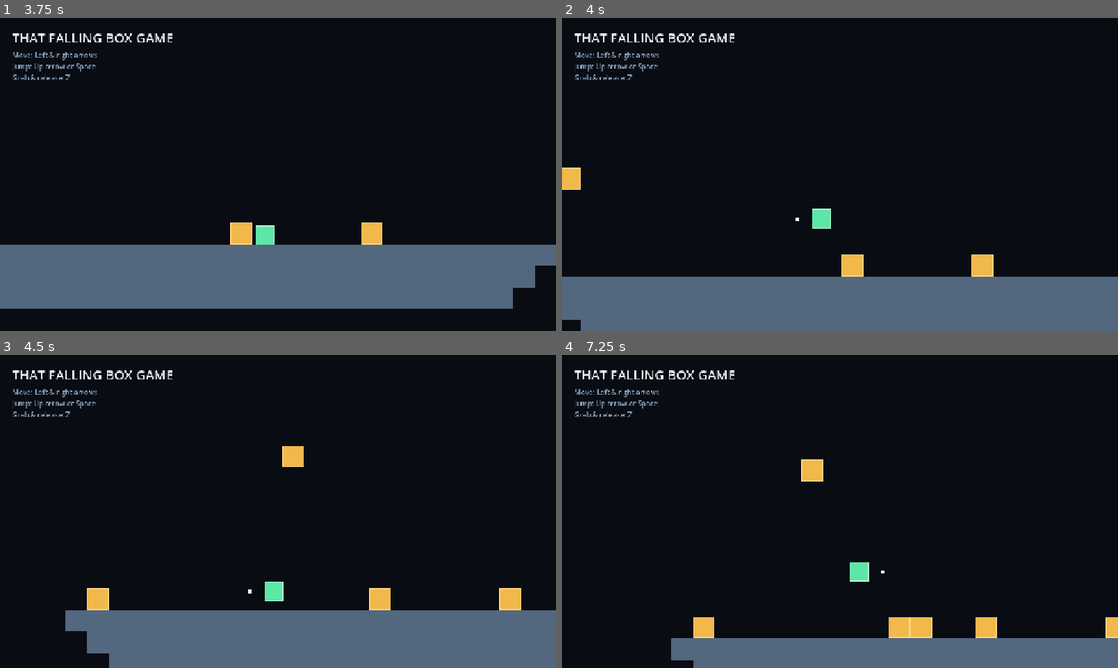
Above: before the commit, frames 1-4 (two rows, left to right).
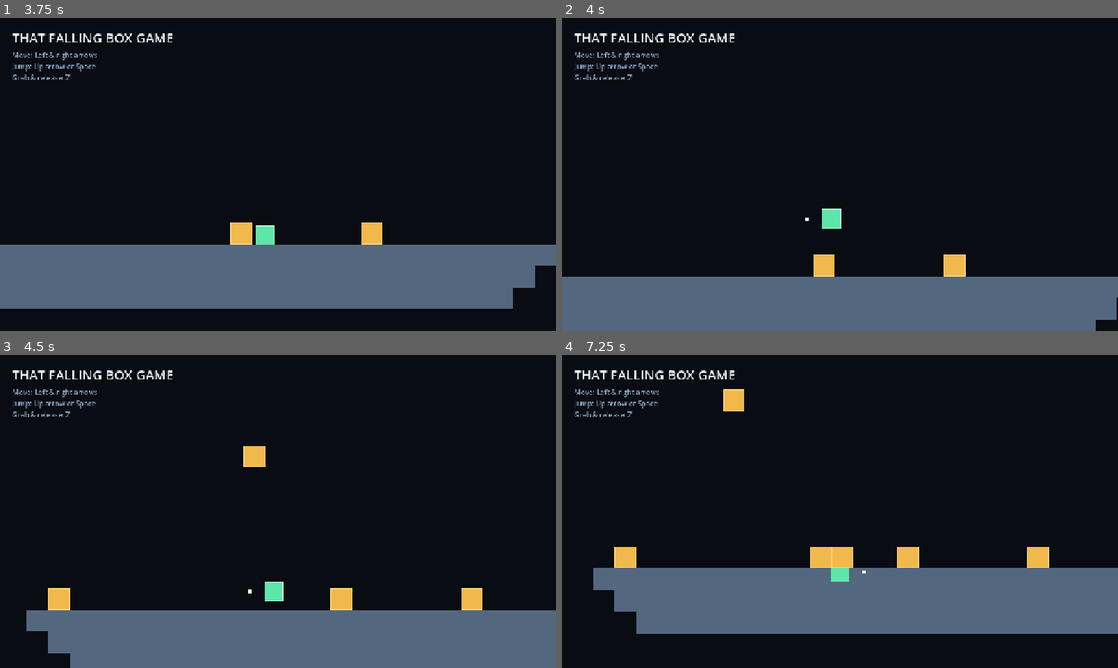
Above: after the commit, the same moments.

Repository: itsMapleLeaf/falling-box
Game: Godot game, scene res://src/main.tscn
Same seed, same stepped clock (60 frames per second), same inputs: the game is played once before the commit and once after it.
Inputs (mouse positions are in pixels of both pictures, inside the frame that each line leads up to):
- Up to frame 1 (3.75 s): tap Enter at 0.5 s; move the mouse to (400, 158) at 0.52 s; hold Right (move_right) 0.53-1.25 s; tap I at 0.6, 3.6 s; click (400, 158) at 0.67 s; tap Z (jump) at 0.77 s; drag from (166, 190) to (250, 237) at 1.27 s; move the mouse to (333, 105) at 2.02 s; hold Right (move_right) 2.03-2.75 s; tap Alt at 2.1 s; drag from (250, 237) to (111, 127) at 2.77 s; move the mouse to (444, 221) at 3.52 s; hold Left (move_left) from 3.53 s (still down)
- Up to frame 2 (4 s): keep holding Left (move_left); tap Z (jump) at 3.77 s
- Up to frame 3 (4.5 s): release Left (move_left) at 4.25 s; drag from (111, 464) to (194, 433) at 4.27 s
- Up to frame 4 (7.25 s): move the mouse to (867, 511) at 5.02 s; hold Left (move_left) 5.03-5.75 s; tap Alt at 5.1 s; click (867, 511) at 5.17 s; drag from (756, 433) to (728, 527) at 5.77 s; move the mouse to (962, 495) at 6.52 s; hold Right (move_right) from 6.53 s (still down); tap I at 6.6 s; tap Z (jump) at 6.77 s

Frame 1 is identical in both runs. In frame 2, 1.9% of the frame differs, in the area x 0-100%, y 47-100%; in frame 3, 3.5%; in frame 4, 29%, in the area x 5-100%, y 10-100%.

Commit message:
player collision with falling boxes

Diff:
--- a/src/falling_box_test.gd
+++ b/src/falling_box_test.gd
@@ -6,13 +6,20 @@
 var main: Node2D
 var boxes: Node2D
 var spawner: FallingBoxSpawner
+var player: Player
 
 
 func before_each() -> void:
 	main = add_child_autofree(MainScene.instantiate())
 	boxes = main.get_node("Boxes")
 	spawner = main.get_node("BoxSpawner")
+	player = main.get_node("Player")
 	spawner.spawn_timer.stop()
+
+
+func after_each() -> void:
+	Input.action_release("move_left")
+	Input.action_release("move_right")
 
 
 func test_spawner_uses_its_own_grid_aligned_horizontal_range() -> void:
@@ -89,6 +96,43 @@
 	assert_eq(upper_box.global_position, Vector2(0.0, -100.0), "Boxes should stack by one cell")
 
 
+func test_player_is_blocked_by_a_grounded_box() -> void:
+	var box := _add_box(Vector2(0.0, -50.0))
+	var did_land: bool = await wait_for_signal(box.grounded, 1.0, "Waiting for blocking box")
+	assert_true(did_land, "Blocking box should become grounded")
+	if not did_land:
+		return
+
+	player.global_position = Vector2(-100.0, -45.0)
+	player.velocity = Vector2.ZERO
+	player.reset_physics_interpolation()
+	await wait_physics_frames(2)
+
+	Input.action_press("move_right")
+	await wait_physics_frames(30)
+	Input.action_release("move_right")
+
+	assert_lt(player.global_position.x, -43.0, "Player should not pass through the box")
+	assert_eq(box.global_position, Vector2(0.0, -50.0), "Player should not move the box")
+
+
+func test_falling_box_passes_through_player_without_reacting() -> void:
+	player.set_physics_process(false)
+	player.global_position = Vector2(0.0, -150.0)
+	player.velocity = Vector2.ZERO
+	player.reset_physics_interpolation()
+
+	var box := _add_box(Vector2(0.0, -250.0))
+	var did_pass_player: bool = await wait_until(
+		func() -> bool: return box.global_position.y > player.global_position.y + 50.0,
+		2.0,
+		"Waiting for box to pass through player",
+	)
+
+	assert_true(did_pass_player, "Falling box should pass completely through the player")
+	assert_eq(box.state, FallingBox.State.FALLING, "Player should not ground a falling box")
+
+
 func test_expired_box_disables_collision_fades_falls_and_is_freed() -> void:
 	var box := BoxScene.instantiate() as FallingBox
 	box.spawn_fade_seconds = 0.01
--- a/src/player.tscn
+++ b/src/player.tscn
@@ -16,7 +16,7 @@
 
 [node name="Player" type="CharacterBody2D" unique_id=1988052361 node_paths=PackedStringArray("cursor", "camera")]
 collision_layer = 2
-collision_mask = 1
+collision_mask = 5
 script = ExtResource("1_lowyb")
 cursor = NodePath("Cursor")
 camera = NodePath("Camera")
--- a/src/player_test.gd
+++ b/src/player_test.gd
@@ -87,6 +87,11 @@
 
 func test_falling_far_past_the_threshold_respawns_player_above_platform() -> void:
 	watch_signals(player)
+	var velocity_at_respawn := [Vector2.INF]
+	player.respawned.connect(
+		func(_at_position: Vector2) -> void: velocity_at_respawn[0] = player.velocity,
+		CONNECT_ONE_SHOT,
+	)
 
 	player.velocity = Vector2(100.0, GameConfig.MAX_FALL_SPEED)
 	player.global_position = player.fallout_threshold.global_position + Vector2(0.0, 5000.0)
@@ -104,7 +109,7 @@
 		5.0,
 		"Player should respawn high above the platform",
 	)
-	assert_lt(player.velocity.length(), 100.0, "Respawning should clear fall velocity")
+	assert_eq(velocity_at_respawn[0], Vector2.ZERO, "Respawning should clear fall velocity")
 	assert_eq(player.jumps_remaining, 2, "Respawning should restore both jumps")
 
 
